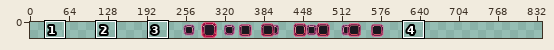
A sprite sheet gets an edit: assets/UI/Combat/Weaponslot.png. The picture above shows the old version from afar; the outline marks the close-up.
Close-up. Earlier state:
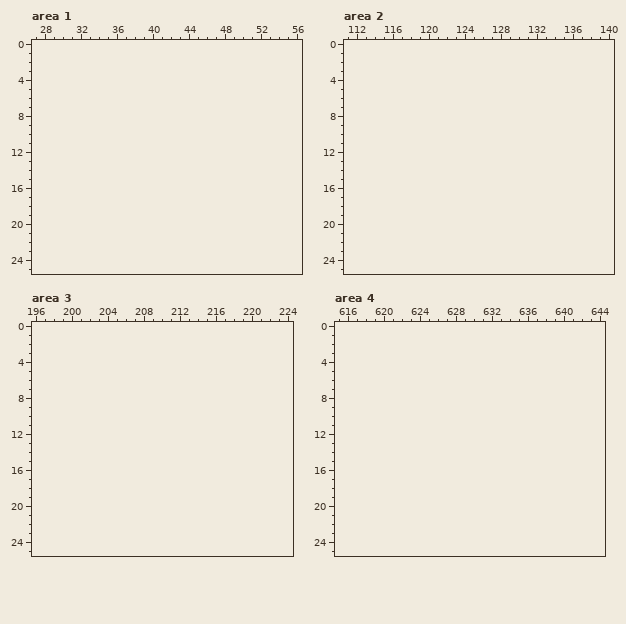
The file is 336x26 pixels. Colours within 5 levels of each other are drawn and written as one. Shown: area 1: x 27..56, y 0..25; area 2: x 111..140, y 0..25; area 3: x 196..224, y 0..25; area 4: x 615..644, y 0..25. The old version is drawn lined up with the new one, on the new canvas. The commit also changed other parts of the picture, which this record leaves out.
And afterwards:
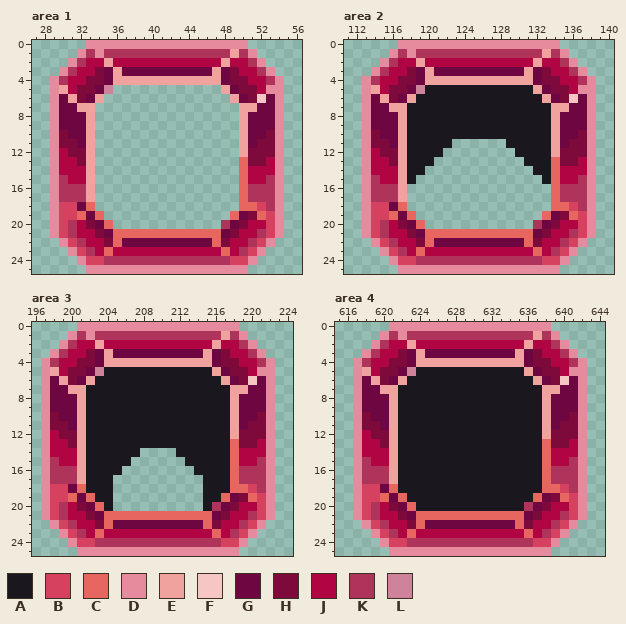
Palette (. is transparent): A #1b171f  B #d64160  C #e76760  D #e68b9e  E #f0a29e  F #f6c6c4  G #6e0641  H #7d0a3a  J #b00542  K #af345c  L #ce839b
Difference:
canvas 336x26 -> 840x26, the old top-left corner now at 252,0
--- area 1
@@ x 27..56 @@
- 0 ..............................
- 1 ..............................
- 2 ..............................
- 3 ..............................
- 4 ..............................
- 5 ..............................
- 6 ..............................
- 7 ..............................
- 8 ..............................
- 9 ..............................
-10 ..............................
-11 ..............................
-12 ..............................
-13 ..............................
-14 ..............................
-15 ..............................
-16 ..............................
-17 ..............................
-18 ..............................
-19 ..............................
-20 ..............................
-21 ..............................
-22 ..............................
-23 ..............................
-24 ..............................
-25 ..............................
+ 0 ......DDDDDDDDDDDDDDDDDD......
+ 1 .....DKDKKKKKKKKKKKKKKEKD.....
+ 2 ....DKJJEJJJJJJJJJJJJEJJKD....
+ 3 ...DKJJHGEGGGGGGGGGGEGHJJKD...
+ 4 ..DKJJHHGEEEEEEEEEEEEGHHJJKD..
+ 5 ..DEJHHGL............EGHHJDD..
+ 6 ..DGEHGE..............EGHFGD..
+ 7 ..DGGEE................EEGGD..
+ 8 ..DGGGE................EGGGD..
+ 9 ..DGGGE................EGGGD..
+10 ..DHGGE................EGGHD..
+11 ..DHHGE................EGHHD..
+12 ..DJHHE................EHHHD..
+13 ..DJJHE................CHHJD..
+14 ..DJJJE................CJJJD..
+15 ..DKJJE................CJJKD..
+16 ..DKKKE................CKKKD..
+17 ..DKKKE................CKKKD..
+18 ..DBBGC................CCBKD..
+19 ..DBBCGC..............CGHCBD..
+20 ..DBKJHGC............KGHJJBD..
+21 ..DBKJJHGCCCCCCCCCCCCGHJJKBD..
+22 ...DBKJJHCGGGGGGGGGGCHJJKBD...
+23 ....DBKJCJJJJJJJJJJJJCJKBD....
+24 .....DBBKKKKKKKKKKKKKKBBD.....
+25 ......DDDDDDDDDDDDDDDDDD......
--- area 2
@@ x 111..140 @@
- 0 ..............................
- 1 ..............................
- 2 ..............................
- 3 ..............................
- 4 ..............................
- 5 ..............................
- 6 ..............................
- 7 ..............................
- 8 ..............................
- 9 ..............................
-10 ..............................
-11 ..............................
-12 ..............................
-13 ..............................
-14 ..............................
-15 ..............................
-16 ..............................
-17 ..............................
-18 ..............................
-19 ..............................
-20 ..............................
-21 ..............................
-22 ..............................
-23 ..............................
-24 ..............................
-25 ..............................
+ 0 ......DDDDDDDDDDDDDDDDDD......
+ 1 .....DKDKKKKKKKKKKKKKKEKD.....
+ 2 ....DKJJEJJJJJJJJJJJJEJJKD....
+ 3 ...DKJJHGEGGGGGGGGGGEGHJJKD...
+ 4 ..DKJJHHGEEEEEEEEEEEEGHHJJKD..
+ 5 ..DEJHHGLAAAAAAAAAAAAEGHHJDD..
+ 6 ..DGEHGEAAAAAAAAAAAAAAEGHFGD..
+ 7 ..DGGEEAAAAAAAAAAAAAAAAEEGGD..
+ 8 ..DGGGEAAAAAAAAAAAAAAAAEGGGD..
+ 9 ..DGGGEAAAAAAAAAAAAAAAAEGGGD..
+10 ..DHGGEAAAAAAAAAAAAAAAAEGGHD..
+11 ..DHHGEAAAAA......AAAAAEGHHD..
+12 ..DJHHEAAAA........AAAAEHHHD..
+13 ..DJJHEAAA..........AAACHHJD..
+14 ..DJJJEAA............AACJJJD..
+15 ..DKJJEA..............ACJJKD..
+16 ..DKKKE................CKKKD..
+17 ..DKKKE................CKKKD..
+18 ..DBBGC................CCBKD..
+19 ..DBBCGC..............CGHCBD..
+20 ..DBKJHGC............KGHJJBD..
+21 ..DBKJJHGCCCCCCCCCCCCGHJJKBD..
+22 ...DBKJJHCGGGGGGGGGGCHJJKBD...
+23 ....DBKJCJJJJJJJJJJJJCJKBD....
+24 .....DBBKKKKKKKKKKKKKKBBD.....
+25 ......DDDDDDDDDDDDDDDDDD......
--- area 3
@@ x 196..224 @@
- 0 .............................
- 1 .............................
- 2 .............................
- 3 .............................
- 4 .............................
- 5 .............................
- 6 .............................
- 7 .............................
- 8 .............................
- 9 .............................
-10 .............................
-11 .............................
-12 .............................
-13 .............................
-14 .............................
-15 .............................
-16 .............................
-17 .............................
-18 .............................
-19 .............................
-20 .............................
-21 .............................
-22 .............................
-23 .............................
-24 .............................
-25 .............................
+ 0 .....DDDDDDDDDDDDDDDDDD......
+ 1 ....DKDKKKKKKKKKKKKKKEKD.....
+ 2 ...DKJJEJJJJJJJJJJJJEJJKD....
+ 3 ..DKJJHGEGGGGGGGGGGEGHJJKD...
+ 4 .DKJJHHGEEEEEEEEEEEEGHHJJKD..
+ 5 .DEJHHGLAAAAAAAAAAAAEGHHJDD..
+ 6 .DGEHGEAAAAAAAAAAAAAAEGHFGD..
+ 7 .DGGEEAAAAAAAAAAAAAAAAEEGGD..
+ 8 .DGGGEAAAAAAAAAAAAAAAAEGGGD..
+ 9 .DGGGEAAAAAAAAAAAAAAAAEGGGD..
+10 .DHGGEAAAAAAAAAAAAAAAAEGGHD..
+11 .DHHGEAAAAAAAAAAAAAAAAEGHHD..
+12 .DJHHEAAAAAAAAAAAAAAAAEHHHD..
+13 .DJJHEAAAAAAAAAAAAAAAACHHJD..
+14 .DJJJEAAAAAA....AAAAAACJJJD..
+15 .DKJJEAAAAA......AAAAACJJKD..
+16 .DKKKEAAAA........AAAACKKKD..
+17 .DKKKEAAA..........AAACKKKD..
+18 .DBBGCAAA..........AAACCBKD..
+19 .DBBCGCAA..........AACGHCBD..
+20 .DBKJHGCA..........AKGHJJBD..
+21 .DBKJJHGCCCCCCCCCCCCGHJJKBD..
+22 ..DBKJJHCGGGGGGGGGGCHJJKBD...
+23 ...DBKJCJJJJJJJJJJJJCJKBD....
+24 ....DBBKKKKKKKKKKKKKKBBD.....
+25 .....DDDDDDDDDDDDDDDDDD......
--- area 4
@@ x 615..644 @@
- 0 ..............................
- 1 ..............................
- 2 ..............................
- 3 ..............................
- 4 ..............................
- 5 ..............................
- 6 ..............................
- 7 ..............................
- 8 ..............................
- 9 ..............................
-10 ..............................
-11 ..............................
-12 ..............................
-13 ..............................
-14 ..............................
-15 ..............................
-16 ..............................
-17 ..............................
-18 ..............................
-19 ..............................
-20 ..............................
-21 ..............................
-22 ..............................
-23 ..............................
-24 ..............................
-25 ..............................
+ 0 ......DDDDDDDDDDDDDDDDDD......
+ 1 .....DKDKKKKKKKKKKKKKKEKD.....
+ 2 ....DKJJEJJJJJJJJJJJJEJJKD....
+ 3 ...DKJJHGEGGGGGGGGGGEGHJJKD...
+ 4 ..DKJJHHGEEEEEEEEEEEEGHHJJKD..
+ 5 ..DEJHHGLAAAAAAAAAAAAEGHHJDD..
+ 6 ..DGEHGEAAAAAAAAAAAAAAEGHFGD..
+ 7 ..DGGEEAAAAAAAAAAAAAAAAEEGGD..
+ 8 ..DGGGEAAAAAAAAAAAAAAAAEGGGD..
+ 9 ..DGGGEAAAAAAAAAAAAAAAAEGGGD..
+10 ..DHGGEAAAAAAAAAAAAAAAAEGGHD..
+11 ..DHHGEAAAAAAAAAAAAAAAAEGHHD..
+12 ..DJHHEAAAAAAAAAAAAAAAAEHHHD..
+13 ..DJJHEAAAAAAAAAAAAAAAACHHJD..
+14 ..DJJJEAAAAAAAAAAAAAAAACJJJD..
+15 ..DKJJEAAAAAAAAAAAAAAAACJJKD..
+16 ..DKKKEAAAAAAAAAAAAAAAACKKKD..
+17 ..DKKKEAAAAAAAAAAAAAAAACKKKD..
+18 ..DBBGCAAAAAAAAAAAAAAAACCBKD..
+19 ..DBBCGCAAAAAAAAAAAAAACGHCBD..
+20 ..DBKJHGCAAAAAAAAAAAAKGHJJBD..
+21 ..DBKJJHGCCCCCCCCCCCCGHJJKBD..
+22 ...DBKJJHCGGGGGGGGGGCHJJKBD...
+23 ....DBKJCJJJJJJJJJJJJCJKBD....
+24 .....DBBKKKKKKKKKKKKKKBBD.....
+25 ......DDDDDDDDDDDDDDDDDD......
Where, in picture pixels (left, top, right, bottom), the same in both close-ups:
added: (50, 40, 284, 274)
added: (362, 40, 596, 274)
added: (41, 322, 275, 556)
added: (353, 322, 587, 556)
